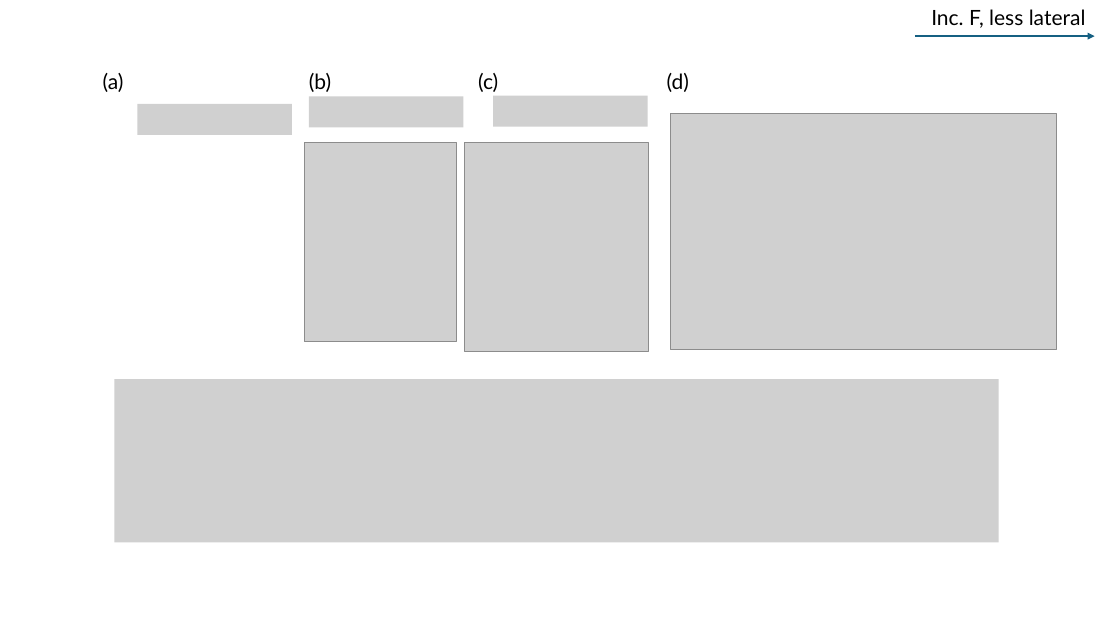
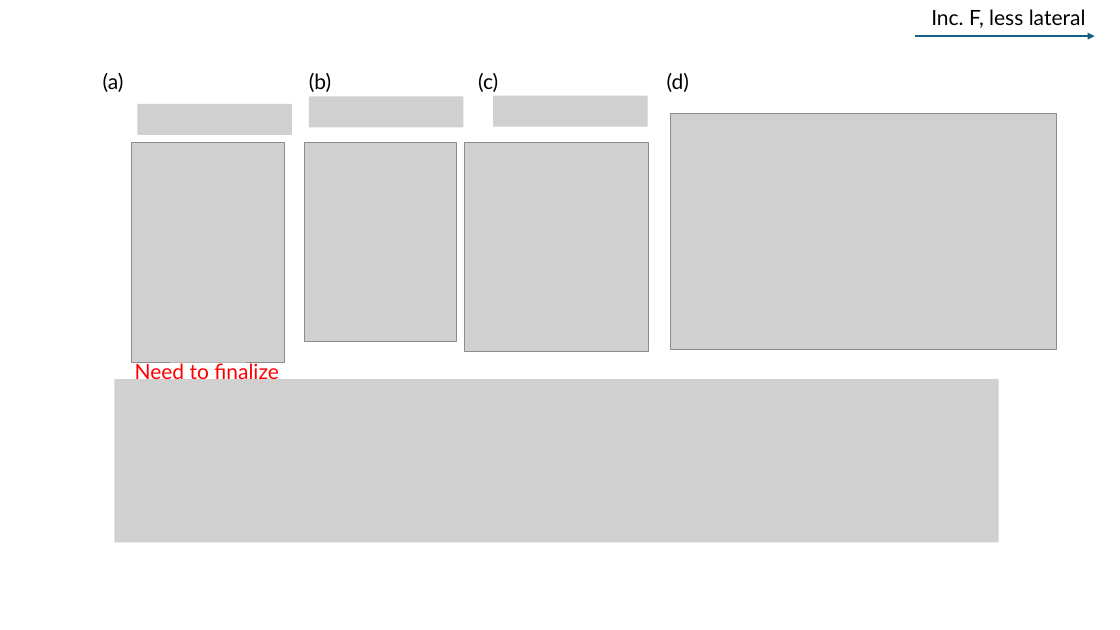
Before and after one commit to tyokokur/presentations, a slide deck: slide 7 of SYSG3_paper.pptx. Drawn at 1120x630 pixels with LibreOffice and Linux fonts; fonts in the diff are those of the drawing; grey boxes stand for pictures. Boxes give left, top, right and bottom in pixels: in the first picture for what was removed or moved away, otherwise in the second. Text is boxed around its words. In the diff, an @@ line names an element or a change of style, - is before the commit and + after.

```diff
--- a/SYSG3_paper.pptx
+++ b/SYSG3_paper.pptx
@@ picture added at <box>132,143,284,362</box> @@
@@ text added at <box>135,361,279,384</box>, 18 pt, text #FF0000 @@
+Need to finalize
```
Also in this commit, not shown: 3 other slides changed, 1 slide added, 1 slide removed.
